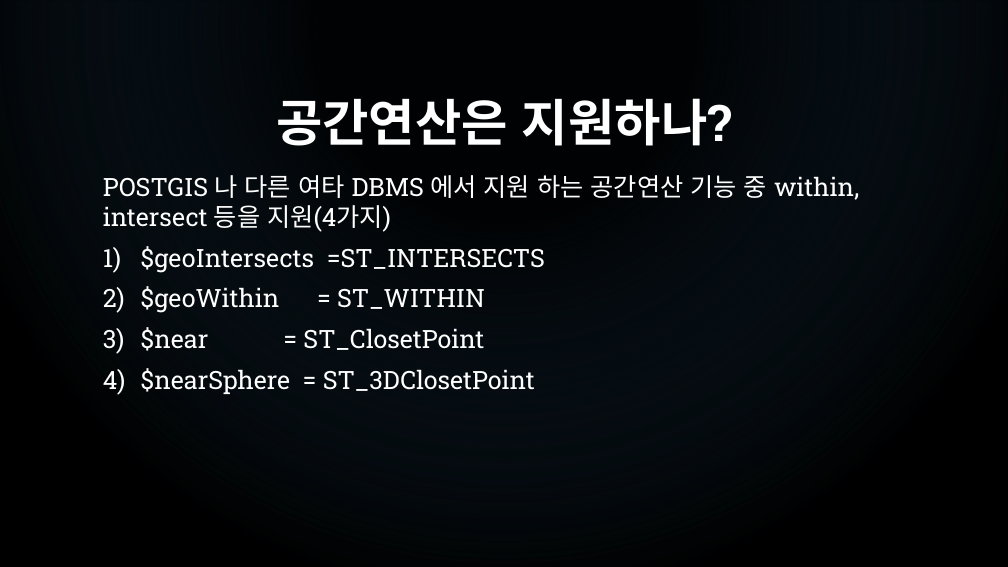
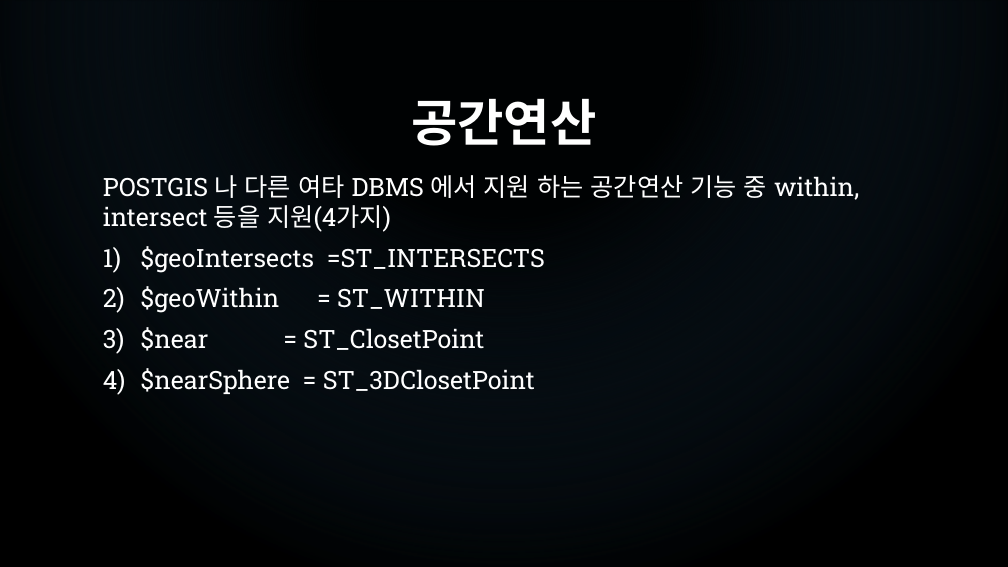
Before and after one commit to aliasgis/OSGEO, a slide deck: slide 21 of Mongodb 와 공간정보.pptx (slide 13 before the commit). Drawn at 1008x567 pixels with LibreOffice and Linux fonts; fonts in the diff are those of the drawing; background and template pictures are left out. Boxes give left, top, right and bottom in pixels: in the first picture for what was removed or moved away, otherwise in the second. Text is boxed around its words. In the diff, an @@ line names an element or a change of style, - is before the commit and + after.

```diff
--- a/Mongodb 와 공간정보.pptx
+++ b/Mongodb 와 공간정보.pptx
@@ title at bbox=[411, 98, 596, 146]: text changed @@
-공간연산은 지원하나?
+공간연산
```
Also in this commit, not shown: 12 other slides changed, 14 slides added, 2 slides removed.
